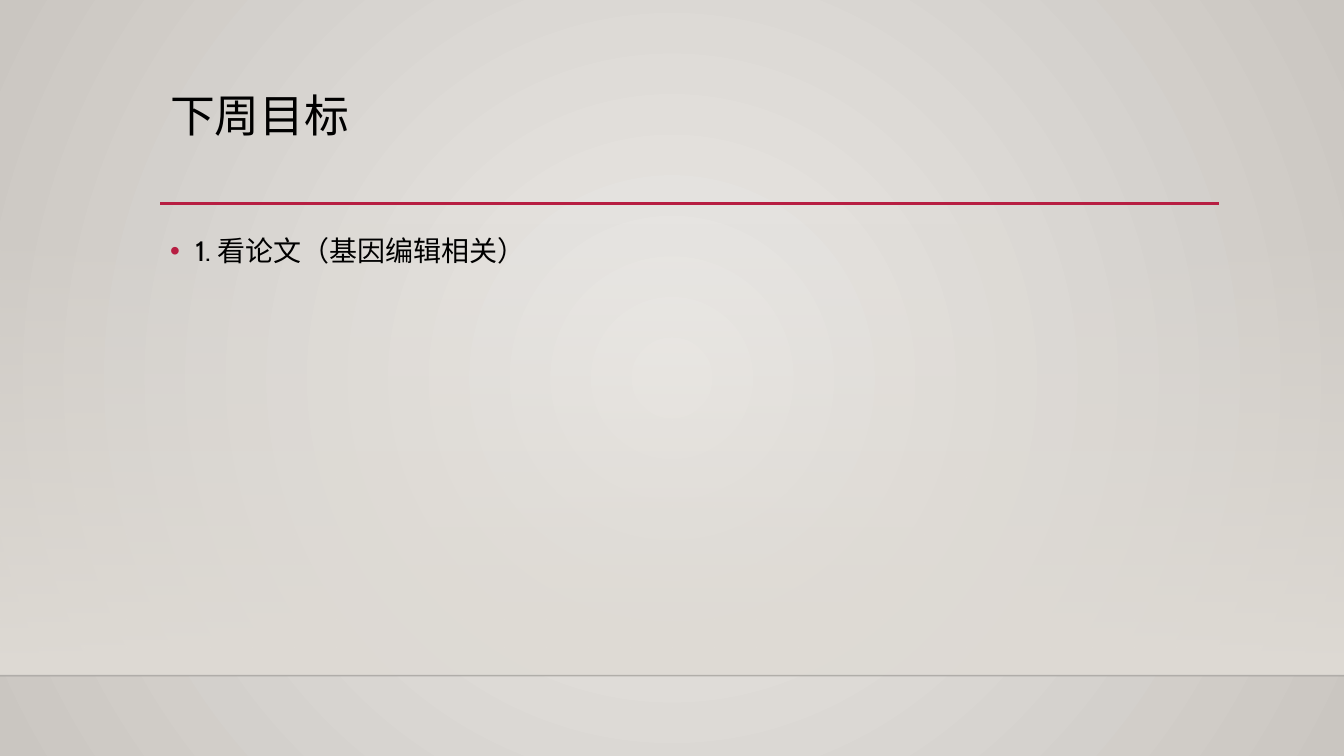
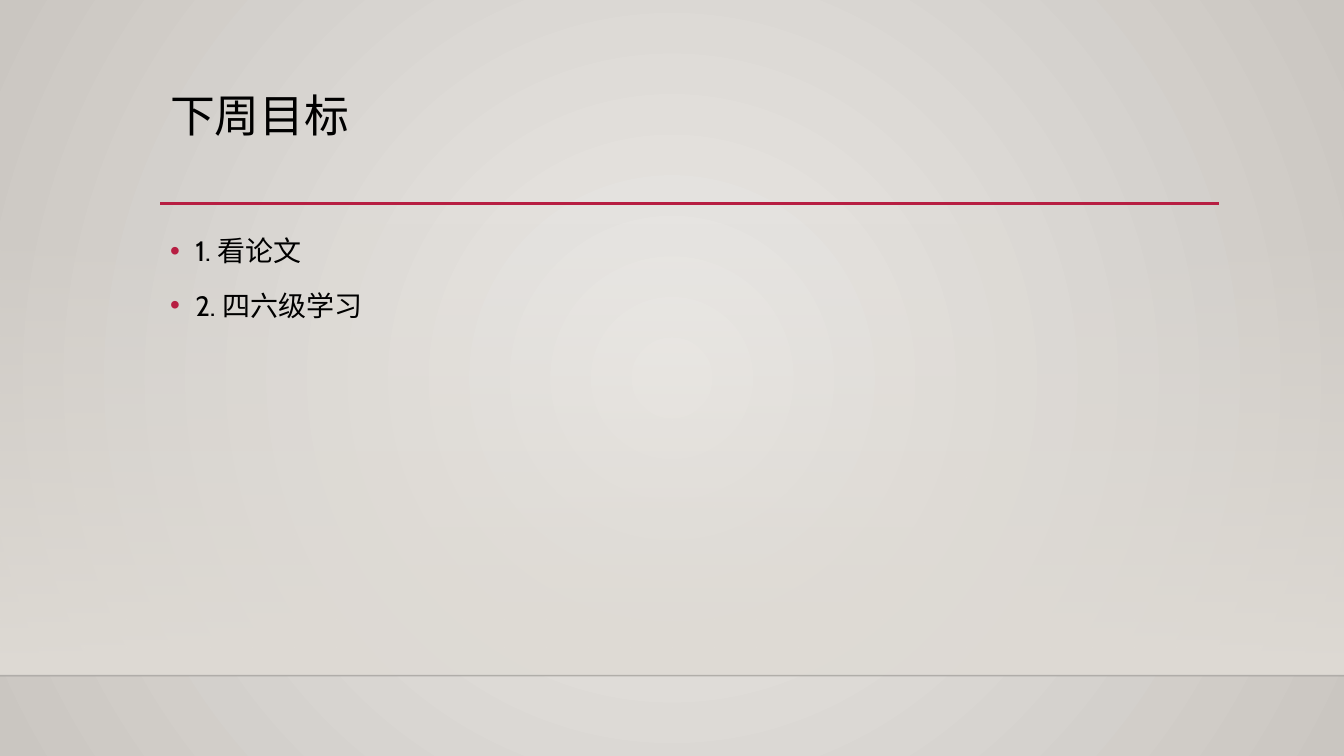
Before and after one commit to AndroidBirdBoom/pythonlearning, a slide deck: slide 4 of ppt/学习总结-20221128.pptx (slide 5 before the commit). Drawn at 1344x756 pixels with LibreOffice and Linux fonts; fonts in the diff are those of the drawing; background and template pictures are left out. Boxes give left, top, right and bottom in pixels: in the first picture for what was removed or moved away, otherwise in the second. Text is boxed around its words. In the diff, an @@ line names an element or a change of style, - is before the commit and + after.

```diff
--- a/ppt/学习总结-20221128.pptx
+++ b/ppt/学习总结-20221128.pptx
@@ text at [195, 237, 362, 318]: text changed @@
-• 1. 看论文（基因编辑相关）
+• 1. 看论文
+• 2. 四六级学习
```
Also in this commit, not shown: 2 other slides changed, 1 slide added, 2 slides removed, 8 other files.
